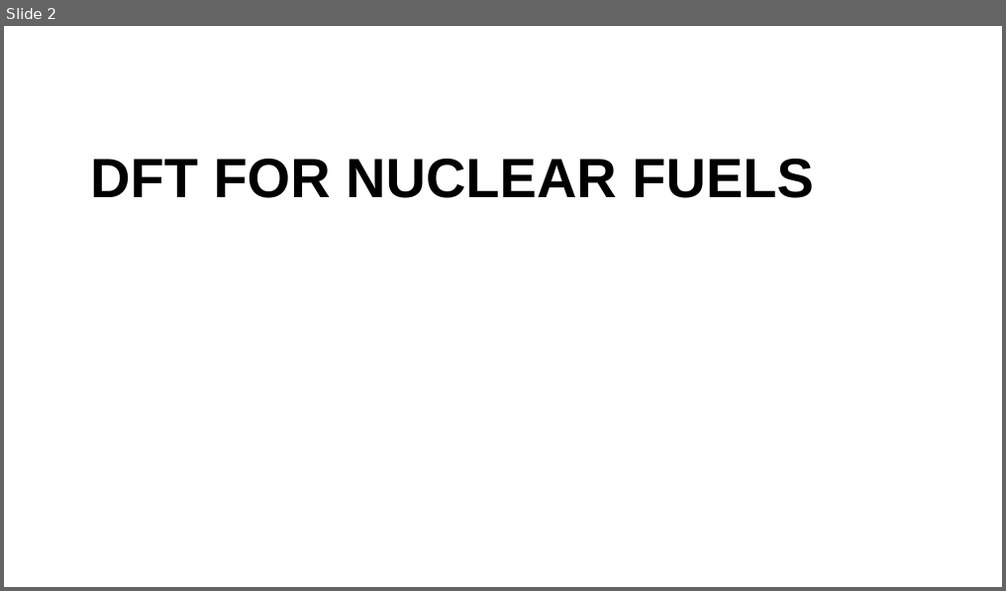
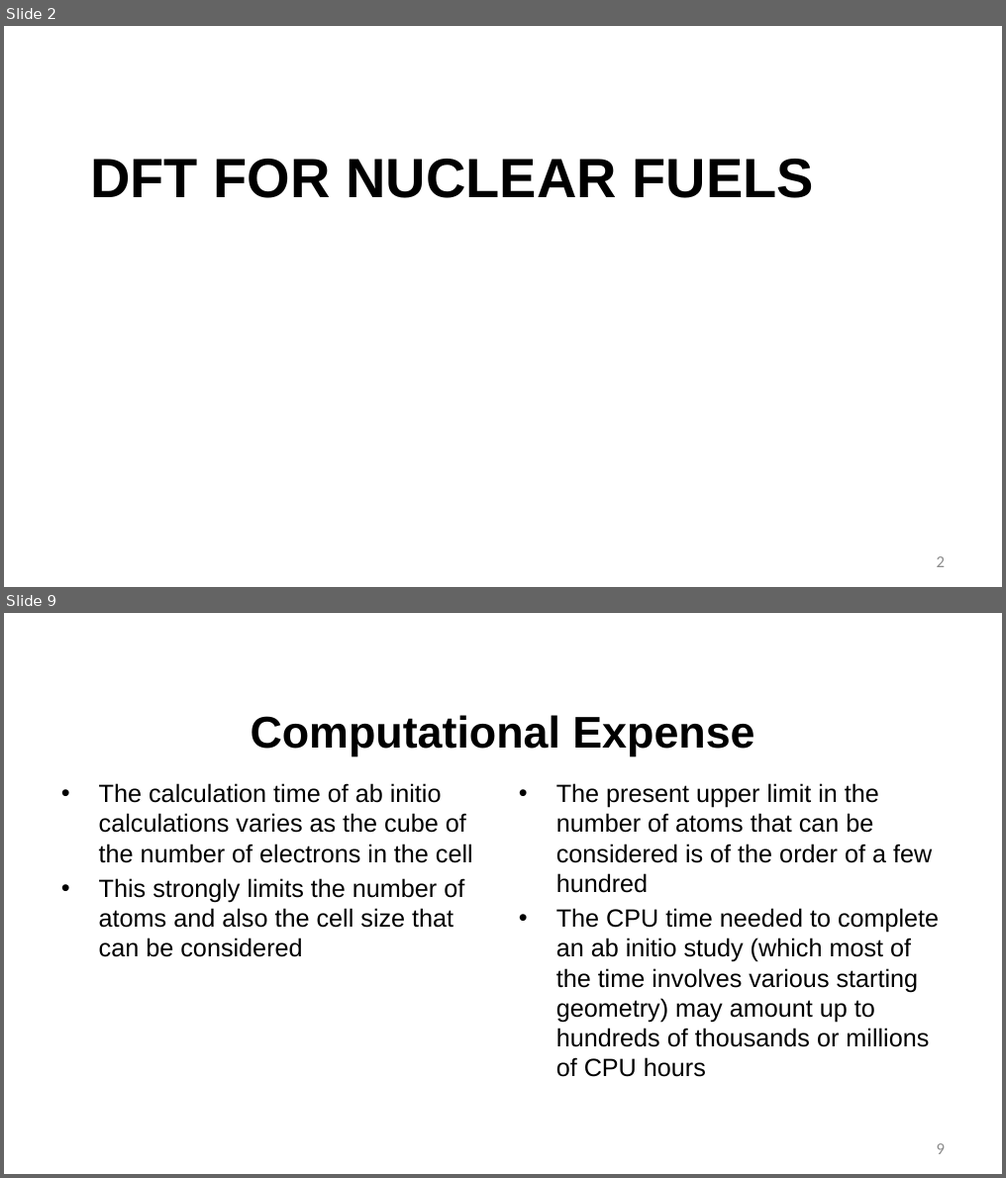
Before and after one commit to benbeeler/TEACHING, a slide deck: Advanced Reactor Materials/LecX_DFT.pptx. Shown one above the other, each under a label of ours: slide 2 before the commit, slides 2 and 9 after it; the slides between them are not shown. The pictures are 1006x591 and 1006x1178 pixels, drawn with LibreOffice and Linux fonts; fonts in the diff are those of the drawing; background and template pictures are left out. Boxes give left, top, right and bottom in pixels: in the first picture for what was removed or moved away, otherwise in the second. Text is boxed around its words. In the diff, an @@ line names an element or a change of style, - is before the commit and + after.

```diff
--- a/Advanced Reactor Materials/LecX_DFT.pptx
+++ b/Advanced Reactor Materials/LecX_DFT.pptx
@@ slide 9 added at (4, 613, 1002, 1174), background #FFFFFF @@
@@ title added at (251, 715, 754, 757), 42.7 pt, text #000000, bold @@
+Computational Expense
@@ text added at (99, 783, 473, 958), 24 pt, text #000000 @@
+• The calculation time of ab initio calculations varies as the cube of the number of electrons in the cell
+• This strongly limits the number of atoms and also the cell size that can be considered
@@ text added at (556, 783, 939, 1077), 24 pt, text #000000 @@
+• The present upper limit in the number of atoms that can be considered is of the order of a few hundred
+• The CPU time needed to complete an ab initio study (which most of the time involves various starting geometry) may amount up to hundreds of thousands or millions of CPU hours
@@ page number added at (937, 1144, 944, 1155), 16 pt, text #8C8C8C @@
+9
@@ slide 2 changed as well @@
@@ page number added at (937, 557, 944, 568), 16 pt, text #8C8C8C @@
+2
```
Also in this commit, not shown: 1 other slide changed, 17 other slides added, 1 other file.
